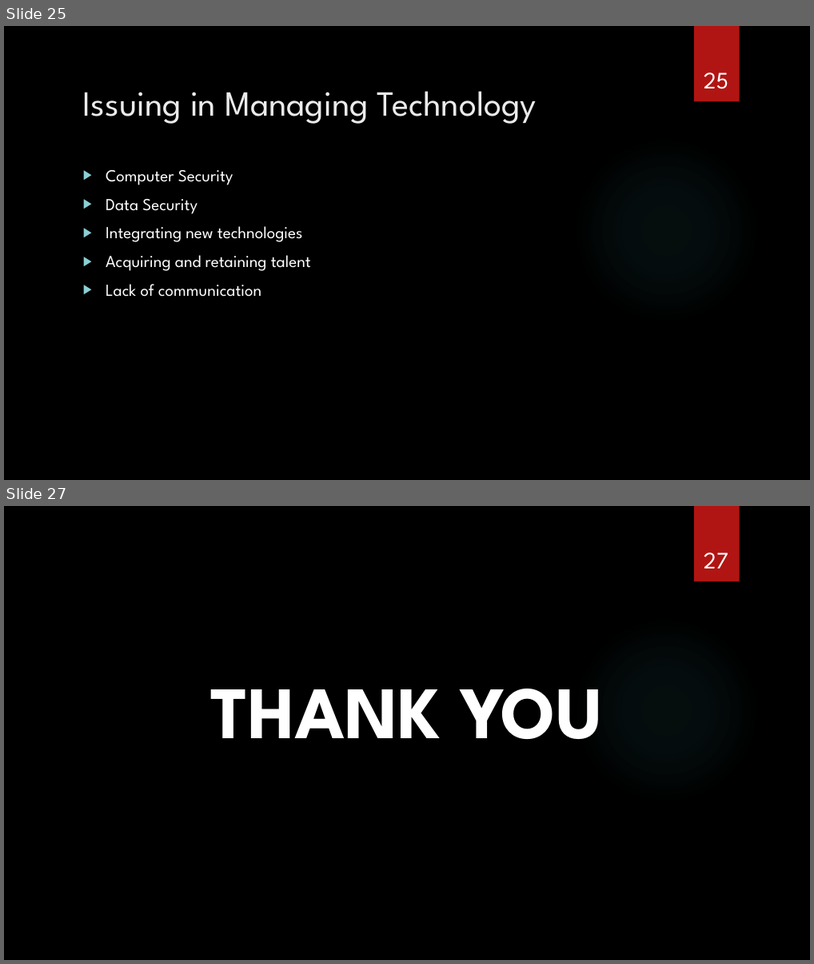
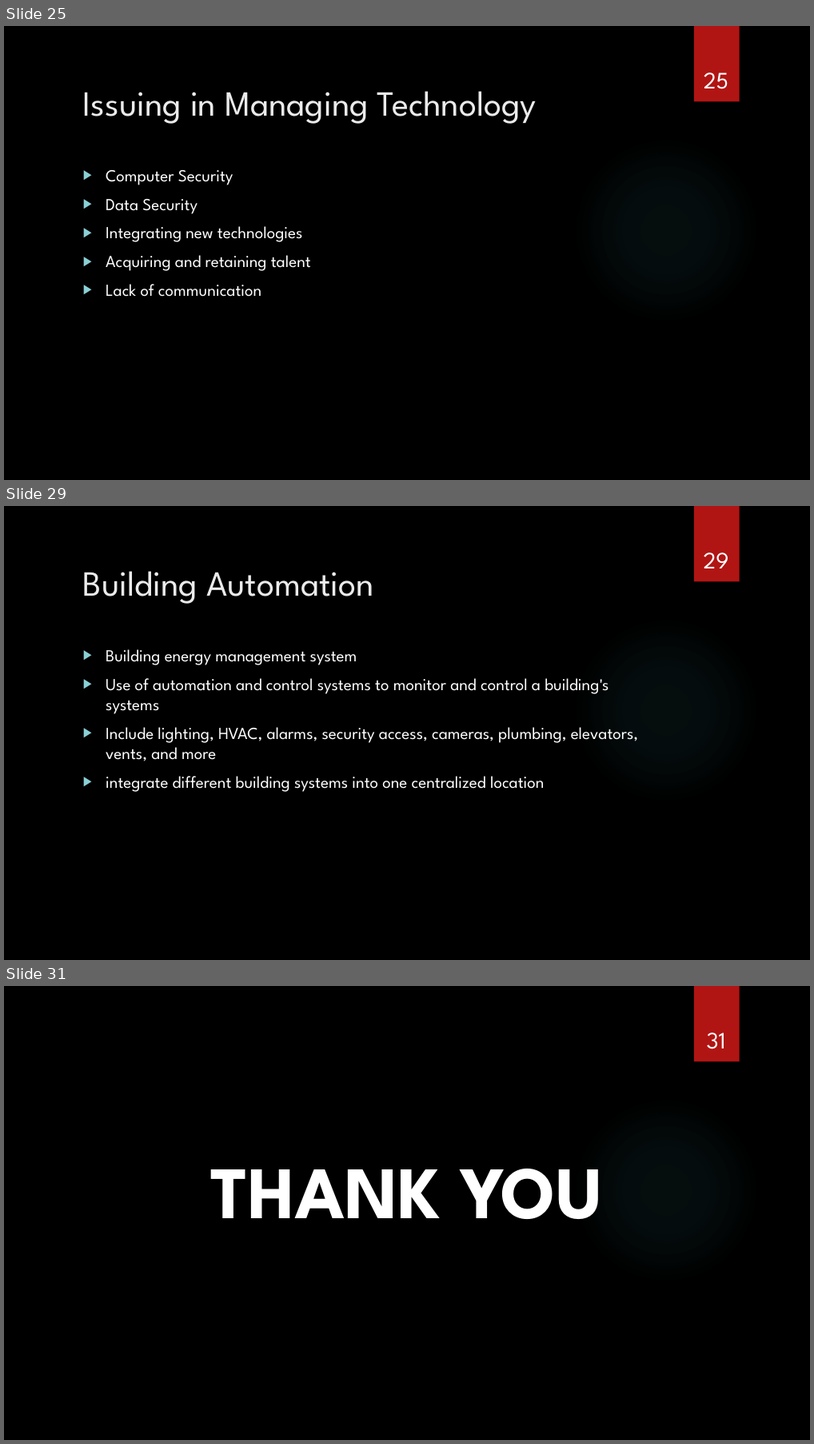
Before and after one commit to spaggiari65/present, a slide deck: Chapter12.pptx. Shown one above the other, each under a label of ours: slides 25 and 27 before the commit, slides 25, 29 and 31 after it; the slides between them are not shown. The pictures are 814x964 and 814x1444 pixels, drawn with LibreOffice and Linux fonts; fonts in the diff are those of the drawing; background and template pictures are left out. Boxes give left, top, right and bottom in pixels: in the first picture for what was removed or moved away, otherwise in the second. Text is boxed around its words. In the diff, an @@ line names an element or a change of style, - is before the commit and + after.

```diff
--- a/Chapter12.pptx
+++ b/Chapter12.pptx
@@ slide 29 added at box(4, 506, 810, 960), background picture (left out); not listed: 2 template elements that a slide beside it also shows @@
@@ page number added at box(704, 552, 730, 568), 28 pt, text #FFFFFF @@
+29
@@ title added at box(83, 571, 374, 604), 42 pt, text #EBEBEB @@
+Building Automation
@@ text added at box(106, 649, 638, 792), 20 pt, text #FFFFFF @@
+▶ Building energy management system
+▶ Use of automation and control systems to monitor and control a building's systems
+▶ Include lighting, HVAC, alarms, security access, cameras, plumbing, elevators, vents, and more
+▶ integrate different building systems into one centralized location
@@ what was slide 27 is now slide 31 @@
@@ page number at box(707, 1032, 726, 1049): text changed @@
-27
+31
```
Also in this commit, not shown: 9 slides changed, 3 other slides added.
